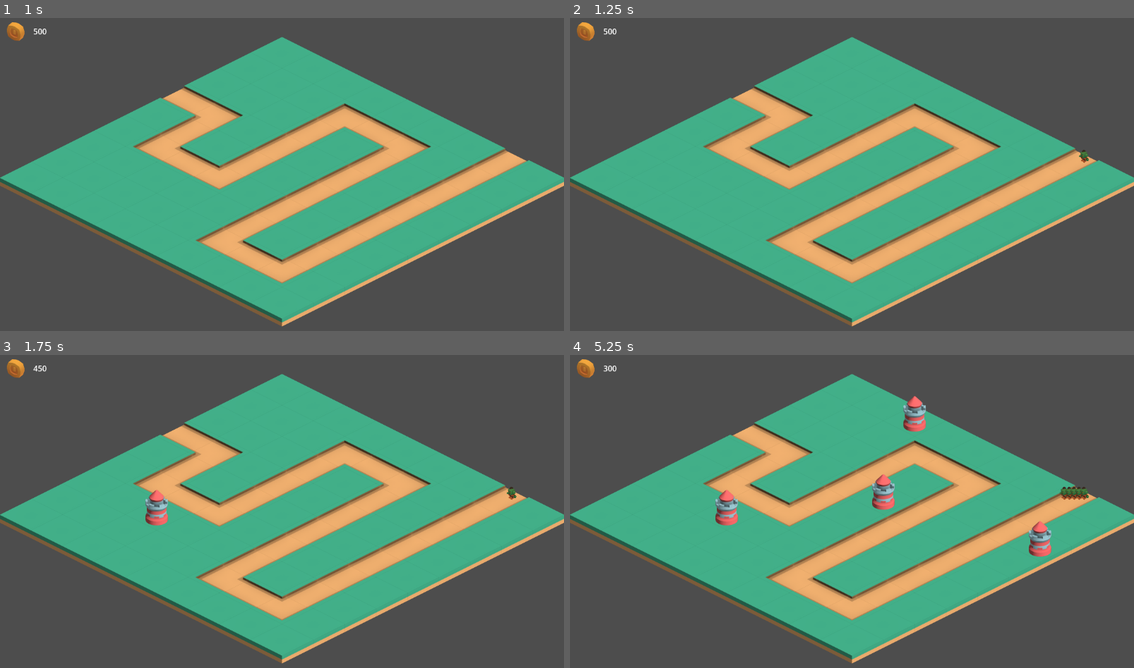
Above: before the commit, frames 1-4 (two rows, left to right).
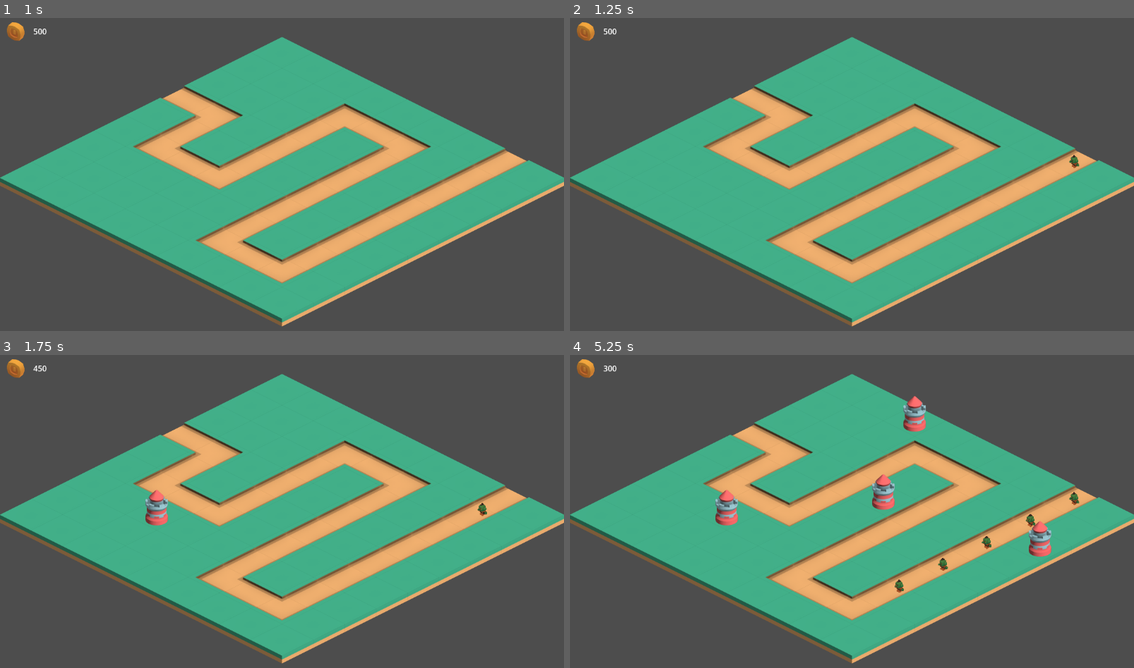
Above: after the commit, the same moments.

Repository: Robert-Riordan-UCD/GameDevJourney
Game: Godot game, scene res://Levels/Level1.tscn
Two runs of this game, one before a commit and one after it. Both use one fixed random seed, a clock stepped at 60 frames per second and the inputs below.
Inputs (mouse positions are in pixels of both pictures, inside the frame that each line leads up to):
- Up to frame 1 (1 s): tap Enter at 0.5 s; move the mouse to (406, 158) at 0.52 s; press the mouse at (406, 158) at 0.53 s
- Up to frame 2 (1.25 s): no input
- Up to frame 3 (1.75 s): move the mouse to (169, 527) at 1.27 s; release the mouse at (169, 527) at 1.28 s; click (169, 527) at 1.35 s
- Up to frame 4 (5.25 s): tap Space at 2 s; move the mouse to (908, 442) at 2.02 s; press the mouse at (908, 442) at 2.03 s; move the mouse to (823, 574) at 2.77 s; release the mouse at (823, 574) at 2.78 s; click (823, 574) at 2.85 s; move the mouse to (1021, 558) at 3.52 s; press the mouse at (1021, 558) at 3.53 s; move the mouse to (682, 464) at 4.27 s; release the mouse at (682, 464) at 4.28 s; click (682, 464) at 4.35 s; move the mouse to (880, 511) at 5.02 s; press the mouse at (880, 511) at 5.03 s

Frame 1 is identical in both runs. In frame 2, less than 0.1% of the frame differs, in the area x 88-92%, y 42-48%; in frame 3, less than 0.1%; in frame 4, 0.4%, in the area x 57-92%, y 42-76%.

Commit message:
Enemies follow path and despawn at final point

Diff:
--- a/Isometric_Tower_Defense/Enemies/Enemy.gd
+++ b/Isometric_Tower_Defense/Enemies/Enemy.gd
@@ -1,6 +1,33 @@
 extends Node2D
 
-@export var speed : float = 10
+signal reached_end
 
-func _process(delta):
-	position.x -= delta*speed
+@export var speed : float = 100
+@export var path : Node2D
+
+@onready var next_point : Vector2 = path.get_children()[0].position
+
+var path_points : Array = []
+
+const NEAR_TARGET_THRESHOLD = 10;
+
+func _ready() -> void:
+	for point in path.get_children():
+		path_points.append(point.position)
+
+func _process(delta: float) -> void:
+	move(delta)
+	update_path()
+
+func move(delta: float) -> void:
+	var dir_to_point = position.direction_to(next_point)
+	position += delta*speed*dir_to_point
+
+func update_path() -> void:
+	if position.distance_to(next_point) <= NEAR_TARGET_THRESHOLD:
+		path_points.pop_front()
+		if len(path_points) > 0:
+			next_point = path_points[0]
+		else:
+			emit_signal("reached_end")
+			queue_free()
--- a/Isometric_Tower_Defense/Enemies/Spawner.gd
+++ b/Isometric_Tower_Defense/Enemies/Spawner.gd
@@ -1,13 +1,16 @@
 extends Node2D
 
 signal enemy_spawned(enemy, position)
+
+@export var path : Node2D
 
 var orc_scene := preload("res://Enemies/Orc.tscn")
 var first_spawn := true
 
 func spawn_orc() -> void:
-	var new_orc :Node2D= orc_scene.instantiate()
+	var new_orc : Node2D = orc_scene.instantiate()
 	new_orc.scale *= 0.15
+	new_orc.path = path
 	emit_signal("enemy_spawned", new_orc, position)
 
 func _on_timer_timeout():
--- a/Isometric_Tower_Defense/Levels/Level1.tscn
+++ b/Isometric_Tower_Defense/Levels/Level1.tscn
@@ -13,6 +13,32 @@
 [node name="GroundTileMap" parent="." instance=ExtResource("1_2bn0o")]
 layer_0/tile_data = PackedInt32Array(655360, 65546, 4, 524289, 65546, 4, 589824, 65546, 4, 655361, 65546, 4, 720896, 65 …(1381 unchanged characters)…
 
+[node name="Path" type="Node2D" parent="."]
+
+[node name="Node2D" type="Node2D" parent="Path"]
+position = Vector2(576, 525)
+
+[node name="Node2D2" type="Node2D" parent="Path"]
+position = Vector2(454, 460)
+
+[node name="Node2D3" type="Node2D" parent="Path"]
+position = Vector2(825, 270)
+
+[node name="Node2D4" type="Node2D" parent="Path"]
+position = Vector2(704, 205)
+
+[node name="Node2D5" type="Node2D" parent="Path"]
+position = Vector2(449, 329)
+
+[node name="Node2D6" type="Node2D" parent="Path"]
+position = Vector2(328, 267)
+
+[node name="Node2D7" type="Node2D" parent="Path"]
+position = Vector2(443, 203)
+
+[node name="Node2D8" type="Node2D" parent="Path"]
+position = Vector2(355, 157)
+
 [node name="Enemies" type="Node2D" parent="."]
 script = ExtResource("3_3c74o")
 
@@ -27,9 +53,10 @@
 [node name="GUI" parent="." instance=ExtResource("4_n8ogx")]
 metadata/_edit_use_anchors_ = true
 
-[node name="SpawnPoint" type="Node2D" parent="."]
+[node name="SpawnPoint" type="Node2D" parent="." node_paths=PackedStringArray("path")]
 position = Vector2(1052, 286)
 script = ExtResource("6_7upbv")
+path = NodePath("../Path")
 
 [node name="Timer" type="Timer" parent="SpawnPoint"]
 autostart = true
